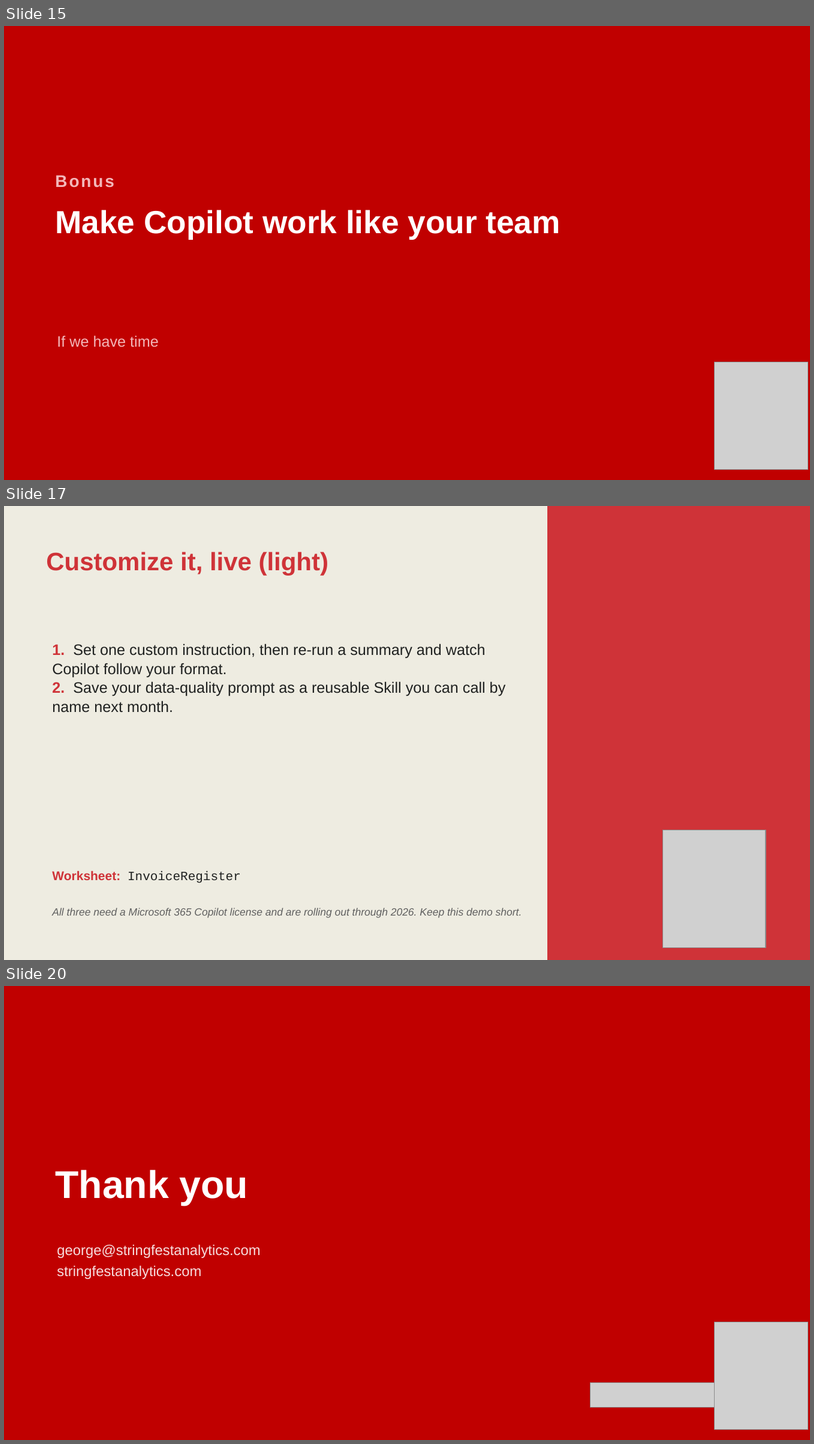
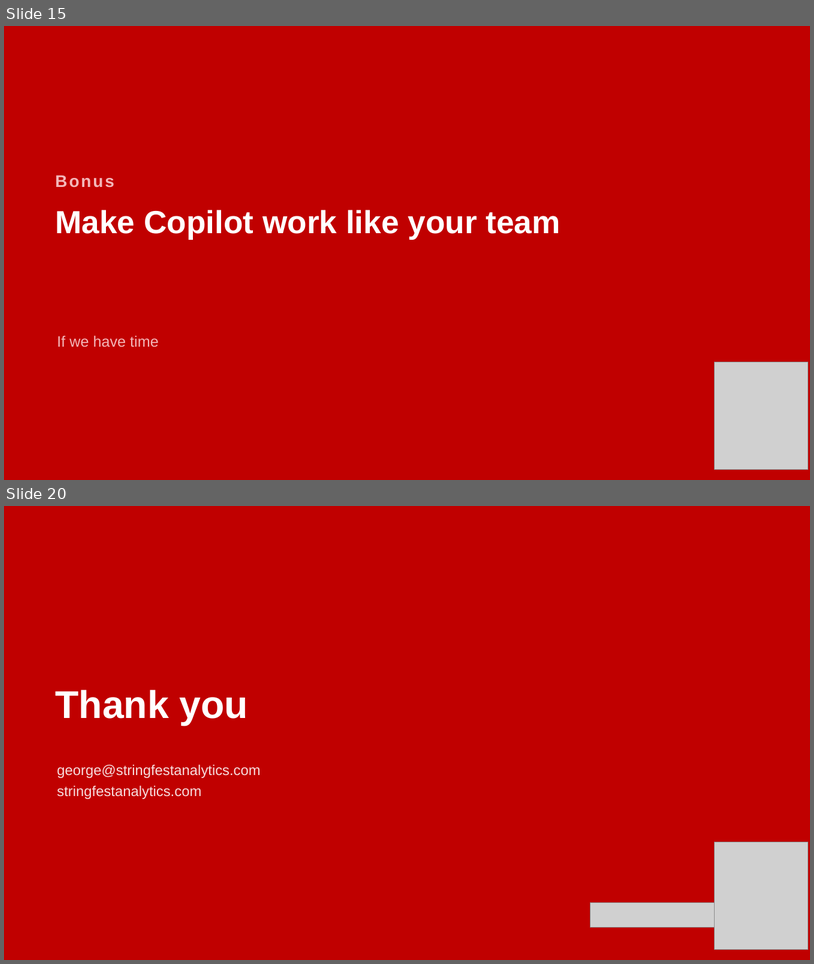
Before and after one commit to stringfestdata/iofm-august-2026, a slide deck: AI-in-Excel-for-Finance-IOFM.pptx. Shown one above the other, each under a label of ours: slides 15, 17 and 20 before the commit, slides 15 and 20 after it; the slides between them are not shown. The pictures are 814x1444 and 814x964 pixels, drawn with LibreOffice and Linux fonts; fonts in the diff are those of the drawing; grey boxes stand for pictures. Boxes give left, top, right and bottom in pixels: in the first picture for what was removed or moved away, otherwise in the second. Text is boxed around its words. In the diff, an @@ line names an element or a change of style, - is before the commit and + after.

```diff
--- a/AI-in-Excel-for-Finance-IOFM.pptx
+++ b/AI-in-Excel-for-Finance-IOFM.pptx
@@ slide 17 removed at box(4, 506, 810, 960), background #EEECE1 @@
@@ rectangle removed at box(548, 506, 810, 960) @@
@@ text removed at box(46, 552, 329, 575) @@
-Customize it, live (light)
@@ text removed at box(52, 643, 506, 712) @@
-1. Set one custom instruction, then re-run a summary and watch Copilot follow your format.
-2. Save your data-quality prompt as a reusable Skill you can call by name next month.
@@ picture removed at box(663, 829, 766, 948) @@
@@ text removed at box(52, 870, 241, 883) @@
-Worksheet: InvoiceRegister
@@ text removed at box(52, 907, 522, 918) @@
-All three need a Microsoft 365 Copilot license and are rolling out through 2026. Keep this demo short.
```
Also in this commit, not shown: 4 slides changed, 2 slides added, 1 other slide removed, 17 other files.
